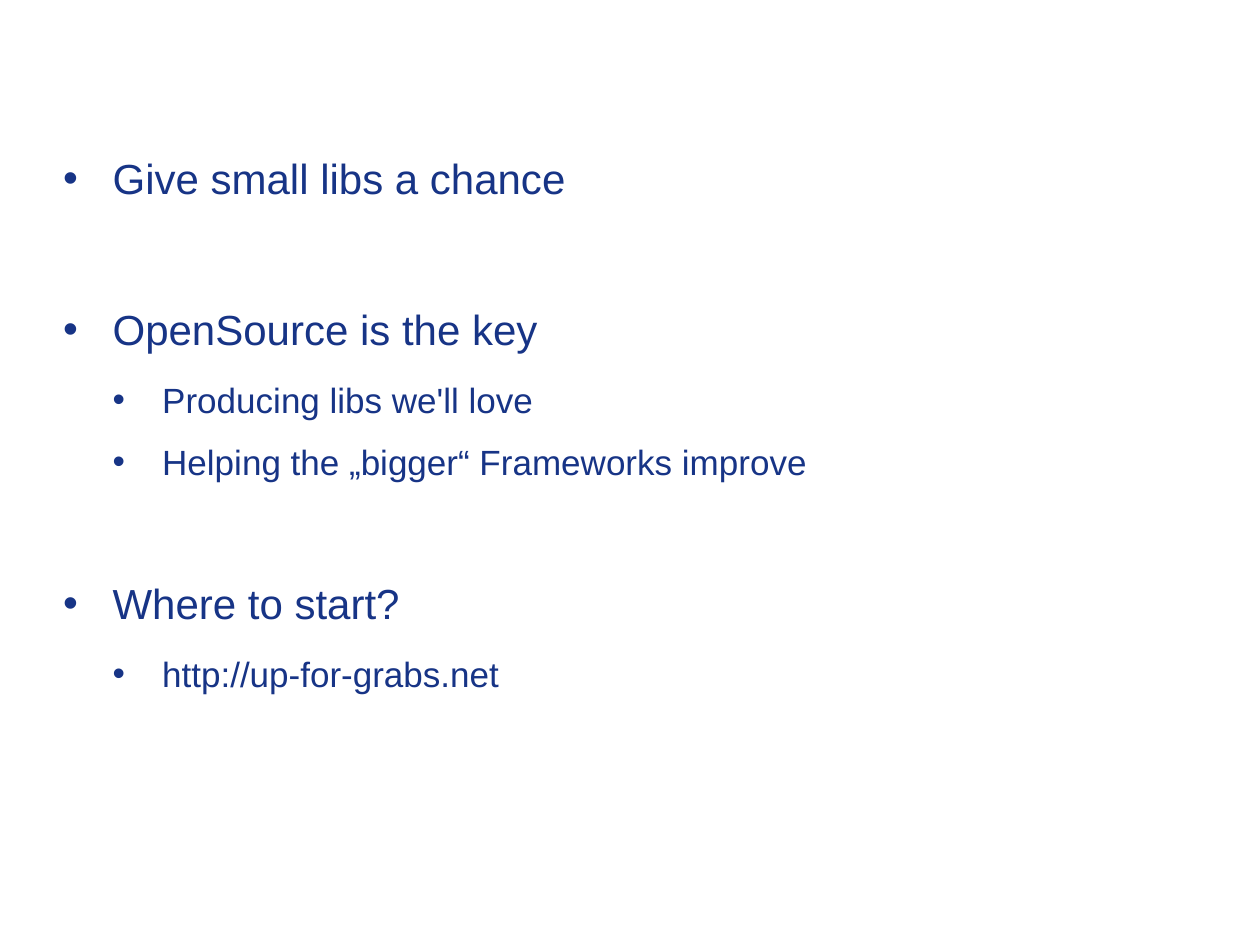
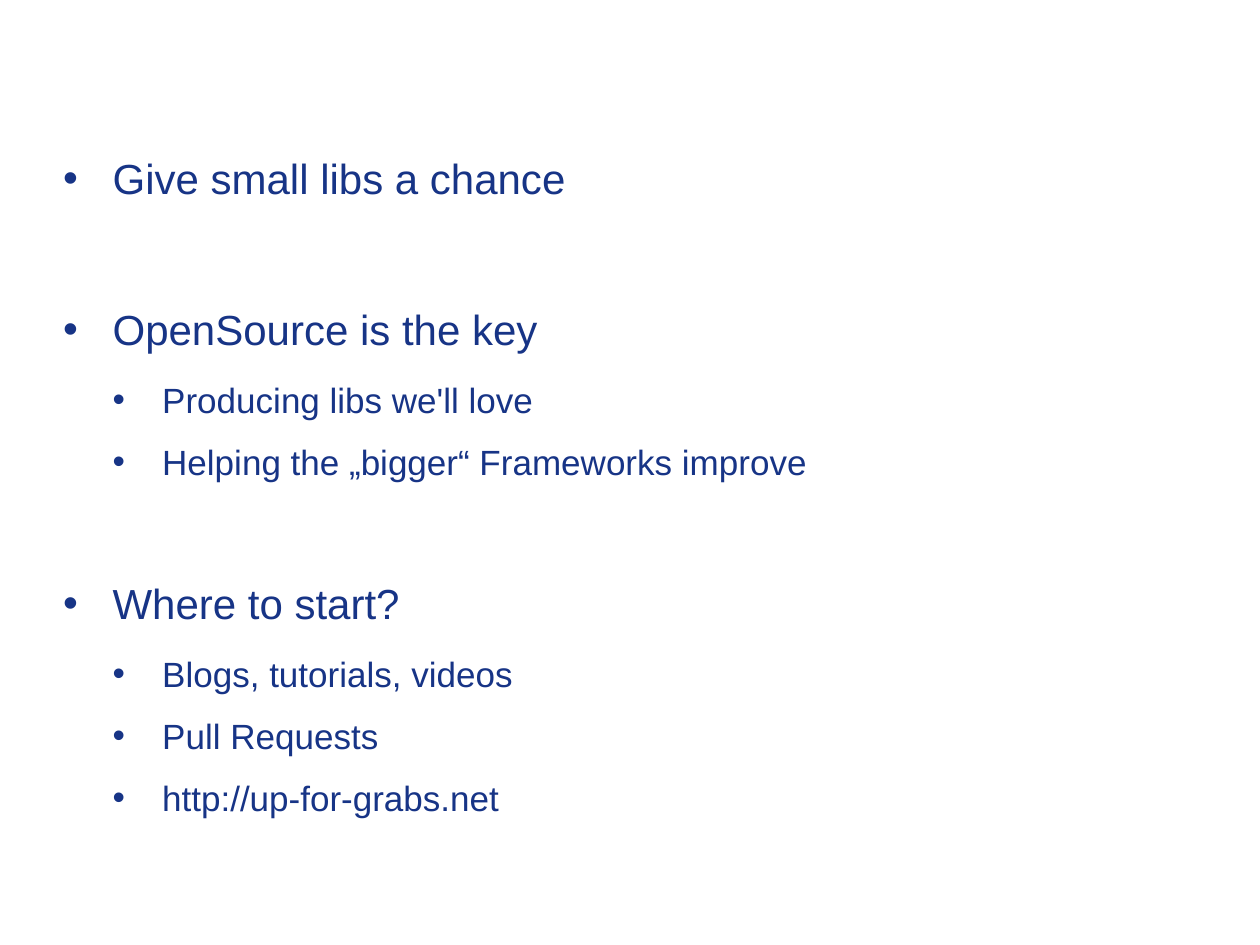
Before and after one commit to Timothep/MarathonWOShoes, a slide deck: slide 45 of BarefootMarathon.odp. Drawn at 1260x945 pixels with LibreOffice and Linux fonts; fonts in the diff are those of the drawing; background and template pictures are left out. Boxes give left, top, right and bottom in pixels: in the first picture for what was removed or moved away, otherwise in the second. Text is boxed around its words. In the diff, an @@ line names an element or a change of style, - is before the commit and + after.

```diff
--- a/BarefootMarathon.odp
+++ b/BarefootMarathon.odp
@@ text at <box>162,661,512,756</box>: paragraphs added @@
+  • Blogs, tutorials, videos
+  • Pull Requests
```
Also in this commit, not shown: 7 other slides changed, 2 other files.
